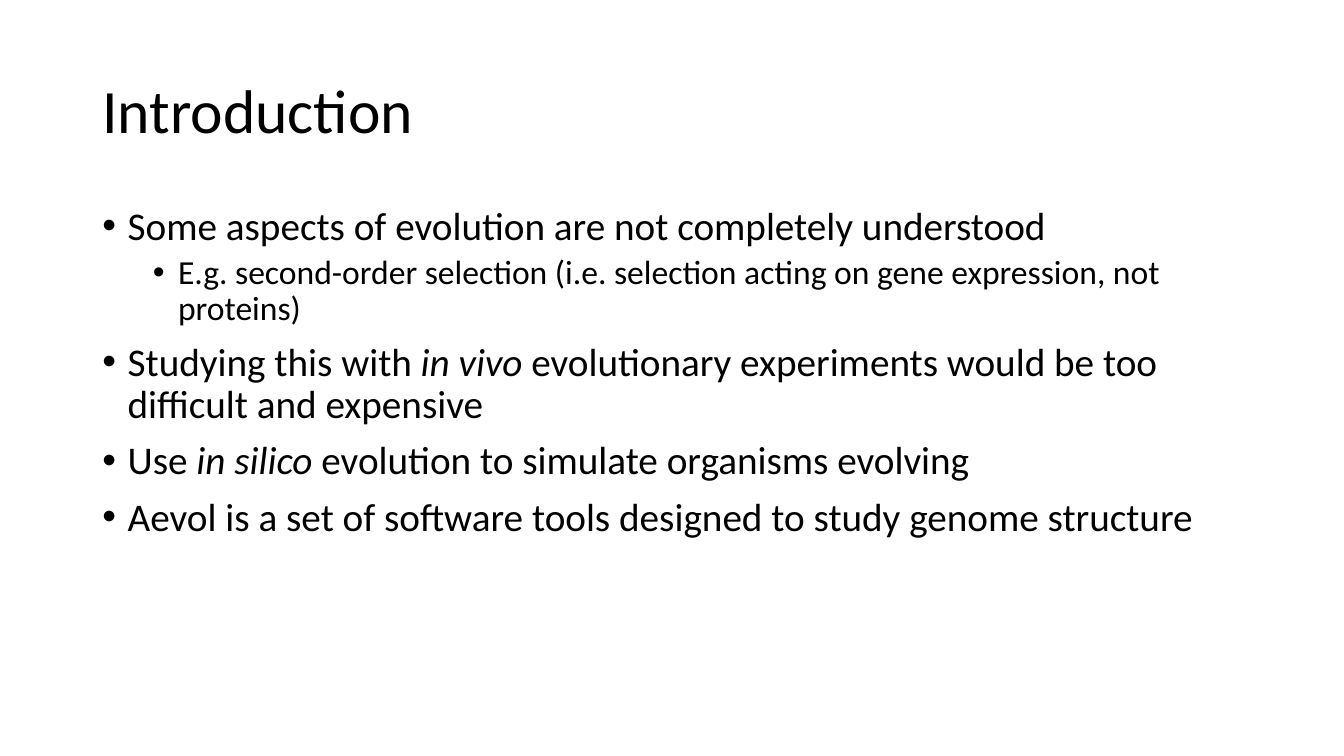
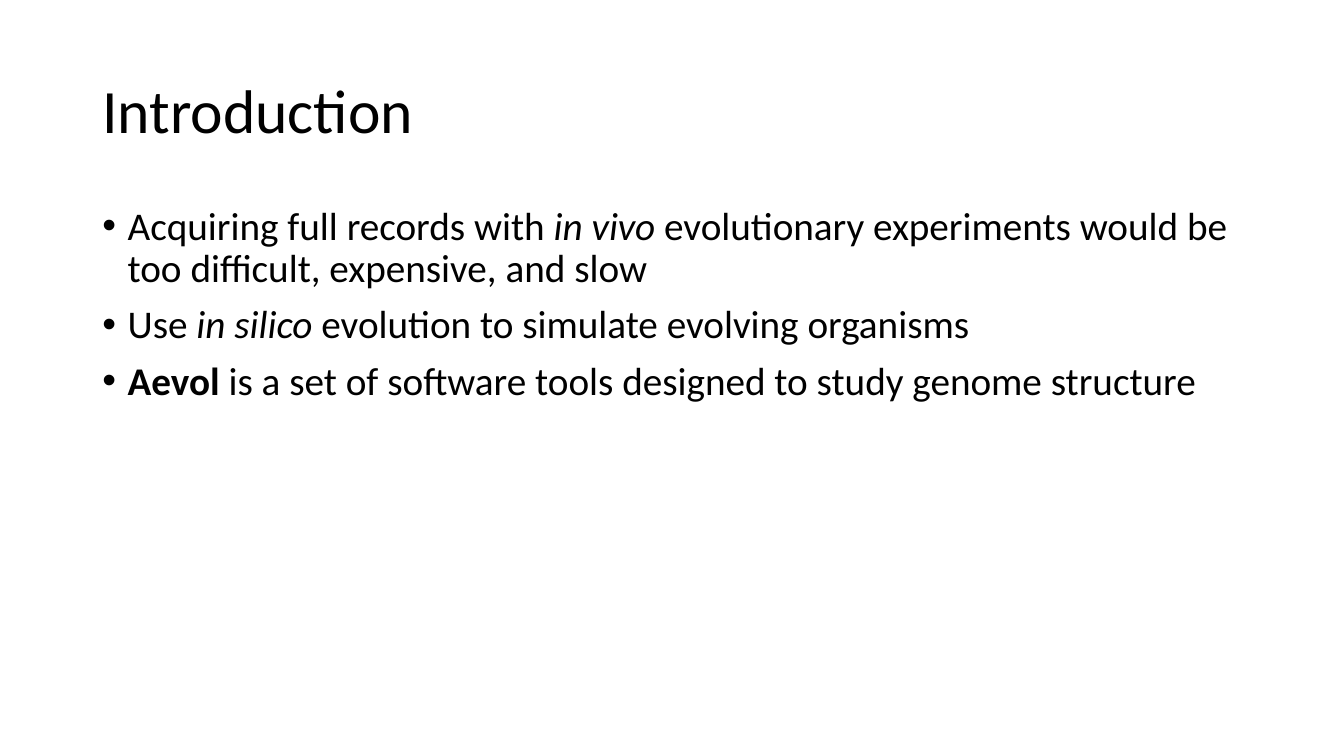
Before and after one commit to davisbk/thesis, a slide deck: slide 6 of doc/Presentation_to_Anika01.pptx (slide 3 before the commit). Drawn at 1344x756 pixels with LibreOffice and Linux fonts; fonts in the diff are those of the drawing. Boxes give left, top, right and bottom in pixels: in the first picture for what was removed or moved away, otherwise in the second. Text is boxed around its words. In the diff, an @@ line names an element or a change of style, - is before the commit and + after.

```diff
--- a/doc/Presentation_to_Anika01.pptx
+++ b/doc/Presentation_to_Anika01.pptx
@@ text at [128, 212, 1227, 345]: text changed @@
-• Some aspects of evolution are not completely understood
-  • E.g. second-order selection (i.e. selection acting on gene expression, not proteins)
-• Studying this with in vivo evolutionary experiments would be too difficult and expensive
-• Use in silico evolution to simulate organisms evolving
+• Acquiring full records with in vivo evolutionary experiments would be too difficult, expensive, and slow
+• Use in silico evolution to simulate evolving organisms
@@ text at [128, 367, 1196, 402]: bold on in "Aevol" @@
```
Also in this commit, not shown: 6 other slides changed, 5 slides added, 1 slide removed.
